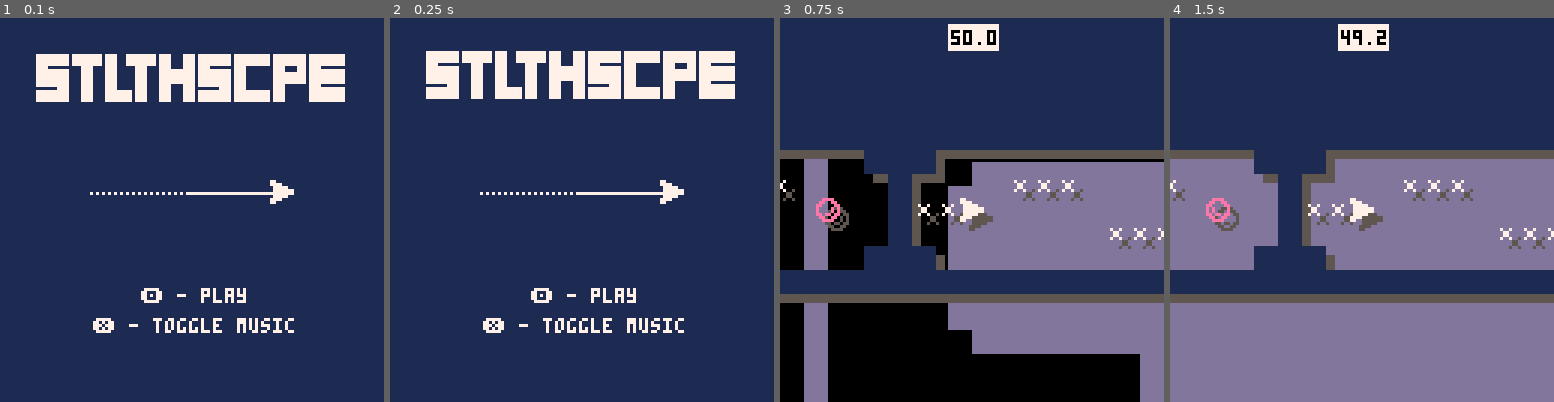
Above: before the commit, frames 1-4 (left to right).
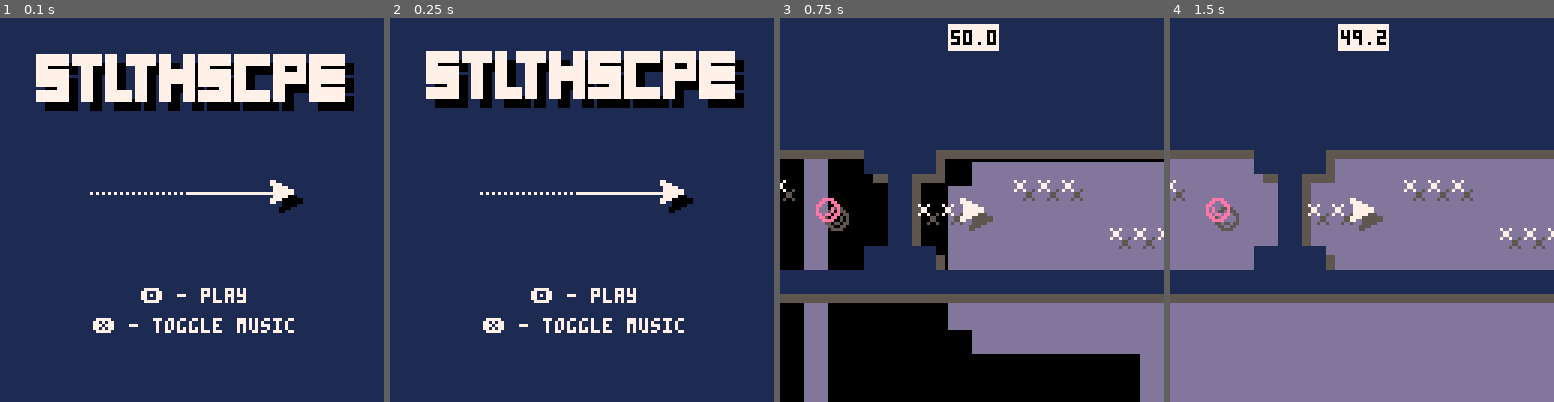
Above: after the commit, the same moments.

Repository: AndreasWebdev/StealthscapeSite
Game: PICO-8 cartridge pico8/stealthscape.p8
Same seed, same stepped clock (60 frames per second), same inputs: the game is played once before the commit and once after it.
Inputs:
- Up to frame 1 (0.1 s): no input
- Up to frame 2 (0.25 s): no input
- Up to frame 3 (0.75 s): tap X (X key) at 0.33 s; tap O (Z key) at 0.7 s
- Up to frame 4 (1.5 s): tap X (X key) at 1.07 s

The runs differ from the first frame. In frame 1, 3.7% of the frame differs, in the area x 11-93%, y 11-51%; in frame 2, 3.7%; in frame 3, nothing differs; in frame 4, nothing differs.

Commit message:
pico up8

Diff:
--- a/pico8/stealthscape.p8
+++ b/pico8/stealthscape.p8
@@ -378,6 +378,7 @@
  doors={}
  lnchrs={}
  missls={}
+ dpls={}
  explos_init()
  t=0
 	win = false
@@ -406,6 +407,11 @@
 				add(mines,
 				{x=j*8,y=i*8,
 				box={x1=2,y1=2,x2=5,y2=5}})
+			elseif(ob=="5") then
+				add(dpls,
+				{x=j*8,y=i*8,act=false,prg=0,
+				pos={},strt=false,s=1,
+				box={x1=-1,y1=-1,x2=8,y2=8}})
 			elseif(ob=="u" or ob=="d" or ob=="l" or ob=="r") then
 				local dr=0
 				if ob=="d" then dr=1
@@ -446,6 +452,7 @@
 		i/k/j/;=missile launcher
 	]]--
 
+	--1/1
 	add(stages,{
 	w=39,h=20,btns=1,stage=[[
 	-1111111111111111111111111111111111111-
@@ -470,6 +477,7 @@
 	-1111111111111111111111111111111111111-
 	]]})
 
+	--1/2
 	add(stages,{
 	w=68,h=9,btns=1,stage=[[
 	-111111111111111111111111111111111111111111111111111111111111111111-
@@ -483,6 +491,7 @@
 	-111111111111111111111111111111111111111111111111111111111111111111-
 	]]})
 
+	--1/3
 	add(stages,{
 	w=19,h=19,btns=1,stage=[[
 	-11111111111111111-
@@ -506,6 +515,7 @@
 	-11111111111111111-
 	]]})
 
+	--1/4
 	add(stages,{
 	w=22,h=19,btns=3,stage=[[
 	-11111111111111111111-
@@ -529,6 +539,7 @@
 	-11111111111111111111-
 	]]})
 
+	--1/5
 	add(stages,{
 	w=41,h=21,btns=1,stage=[[
 	-111111111111111111111111111111111111----
@@ -554,6 +565,93 @@
 	--------11111111111111111111111111111----
 	]]})
 
+	--2/1
+	add(stages,{
+	w=70,h=9,ddly=45,stage=[[
+	-------------------------------------111111111111111111111111111111111
+	11111111111111111-------------------11-----22---3--2----3--222-------1
+	1---------------1111111111---------11-----2--2--3-2-22--3--2--2------1
+	1------------------------11111111111---222---2--3-2---2-3--2--2------1
+	122722222222222222222222222222522222222-----32--3-2-3--23--23--2--6--1
+	1------------------------11111111111--------32----2-3--2--2-3---22---1
+	1---------------1111111111---------11-------3-2-222-3--222--3--------1
+	11111111111111111-------------------11------3-22----3-2-----3--------1
+	-------------------------------------111111111111111111111111111111111
+	]]})
+
+	--2/2
+	add(stages,{
+	w=40,h=21,btns=1,ddly=120,stage=[[
+	1111111111111111111111111111111111111111
+	1-------4------222222-------222222----31
+	1-6-222-475---2------2-----2------2---31
+	1-------4------222222-------222222----31
+	111111111111111111111111111111111-----31
+	--------13---------------------------231
+	--------13--2-2-2-2-2-2-2--2222222222-31
+	--------13----------------------------31
+	--------13-----1111111111111111111111111
+	--------13-2---2---2---2---2---2---2--31
+	--------13--2-2-2-2-2-2-2-2-2-2-2-2-2-31
+	--------13---2---2---2---2---2---2---231
+	--------1111111111111111111111111-----31
+	--------13----------------------------31
+	--------13---22222222222222222222222--31
+	--------13----------------------------31
+	--------13-----1111111111111111111111111
+	--------13---2---2-----2---2-----2---2-1
+	--------13--2-----2---2-----2---2-----r1
+	--------13---2---2-----2---2-----2---2-1
+	--------11111111111111111111111111111111
+	]]})
+
+	--2/3
+	add(stages,{
+	w=60,h=17,btns=1,ldly=140,ddly=60,stage=[[
+	------------------------111111111111111111111111111---------
+	------------------------1---------2222222---------1---------
+	------------------------1-2-----2---------2-------1---------
+	------------------------1-2----222---3---222------1---------
+	------------------------1-2-----2---------2-------1---------
+	------------------------1-2-------2222222---------1---------
+	------------------------1-2---111111111111111-----1---------
+	------------------------1-----1-------------1-----1---------
+	------------------------1-----1-------------12----1---------
+	111111111111---1111111111-----1-------------12----111111111-
+	1----------11111-----2222222221-------------12------------11
+	1-----------------------------1-------------12-------------1
+	1--7------2225222-------------1-------------1-----------6--1
+	1-----------------------------1-------------1----2222------1
+	1----------11111--------------1-------------1-------------11
+	111111111111---1111111111iiiii1-------------1iiiii111111111-
+	------------------------1111111-------------1111111---------
+	]]})
+
+	--2/4
+	add(stages,{
+	w=78,h=19,ldly=60,stage=[[
+	111111111111111111------------------------------------------------------------
+	1--2222222-------1------------------------------------------------------------
+	1---------------21------------------------------------------------------------
+	1--------------221------------------------------------------------------------
+	1---------------21------------------------------------------------------------
+	1----------------1------------------------------------------------------------
+	1-----111111-----1--------------1111111111111111111111111111111111111111111111
+	1-----1222-------1--------------1--22-----222------1;----222------1;---------1
+	1-----1222-------1--------------1-2---------------------------------------6--1
+	1--7--1222-------1--------------12---------1;-----222-----1;-----222---------1
+	1-----1----------1--------------12----1111111111111111111111111111111111111111
+	1-----1----------1--------------1-----1---------------------------------------
+	1111111-----111111111111111111111-----1---------------------------------------
+	------1--------------3-----222--------1---------------------------------------
+	------12-----------2--3---------------1---------------------------------------
+	------122--222---3--2--3-------3---2221---------------------------------------
+	------12----------3--2--------3----2221---------------------------------------
+	------1------------3---------3-----2221---------------------------------------
+	------111111111111111111111111111111111---------------------------------------
+	]]})
+
+	--2/5
 	add(stages,{
 	w=74,h=9,btns=1,ldly=60,stage=[[
 	--------------------------------------------------111111111111111---------
@@ -581,6 +678,10 @@
 	cls()
 	camera(0,0)
 	rectfill(0,0,128,128,1)
+	pal(7,0)
+	spr(64,15,17+sin(t/128)*3,13,2)
+	spr(1,93,57)
+	pal(7,7)
 	spr(64,12,14+sin(t/128)*3,13,2)
 	spr(1,90,54)
 	line(94,58,63,58,7)
@@ -661,6 +762,17 @@
 	for mi in all(missls) do
 		spr(34+mi.d,mi.x+3,mi.y+3)
 	end
+
+	--draw doppelgangers
+	for dp in all(dpls) do
+		if not dp.strt then
+			spr(38+flr(dp.prg),dp.x+3,dp.y+3)
+		else
+			pal(7,5)
+			spr(dp.s,dp.x+3,dp.y+3)
+			pal(7,7)
+		end
+	end
 	pal(8,8)
 
 
@@ -712,8 +824,20 @@
 		spr(22,mi.x,mi.y)
 	end
 
+	--draw missiles
 	for mi in all(missls) do
 		spr(34+mi.d,mi.x,mi.y)
+	end
+
+	--draw doppelgangers
+	for dp in all(dpls) do
+		if not dp.strt then
+			spr(38+flr(dp.prg),dp.x,dp.y)
+		else
+			pal(7,8)
+			spr(dp.s,dp.x,dp.y)
+			pal(7,7)
+		end
 	end
 
 	--draw btns
@@ -775,6 +899,7 @@
 
 function obj_behaviour()
 
+	--missile launchers
 	for ml in all(lnchrs) do
 		if t % stages[stagenum].ldly == 0 then
 			local hv = 0
@@ -791,6 +916,7 @@
 		end
 	end
 
+	--missiles
 	for mi in all(missls) do
 		if(t%3==0)explode(mi.x+4,mi.y+4,2,1)
 		mi.x += mi.hs
@@ -799,6 +925,27 @@
 		if cmap(mi.x,mi.y) then
 			explode(mi.x+3,mi.y+3,3,10)
 			del(missls,mi)
+		end
+	end
+
+	--doppelgangers
+	for dp in all(dpls) do
+		if not dp.act and coll(ship,dp) then
+		 dp.act=true
+			dp.box={x1=0,y1=0,x2=7,y2=7}
+		end
+		if dp.act then
+			add(dp.pos,
+			{x=ship.x,y=ship.y,s=ship_spr()})
+			if dp.prg <= 5 then dp.prg += 1/(stages[stagenum].ddly/6)
+			else
+				dp.strt=true
+				dp.x = dp.pos[1].x
+				dp.y = dp.pos[1].y
+				dp.s = dp.pos[1].s
+			end
+			if(#dp.pos == stages[stagenum].ddly) del(dp.pos,dp.pos[1])
+			if(dp.strt and coll(ship,dp)) kill_ship()
 		end
 	end
 
@@ -820,14 +967,14 @@
 ee0ee0eeee0e00eeee0000eeee0000eeee0000ee7070707008088000000000000eeeeee0eeee00000000eeee1111111111111111dddddddd1111111110111101
 0ee00ee00ee00ee00ee00ee00ee00ee00ee00ee07770000000000800000000000eeeeee0eeee00000000eeee1111111111111111dddddddd1111111100000000
 00eeee0000eeee0000eeee0000eeee0000eeee00000000000000000000000000eeeeeeeee00000000000000e1111111111111111dddddddd1111111100000000
-00111111111111000000000000000000000000000000000000000000000000000000000000000000000000000000000000000000000000000000000000000000
-00011111111110000008800008888880000000800800000000000000000000000000000000000000000000000000000000000000000000000000000000000000
-00111111111111000088880000888800008888800888880000000000000000000000000000000000000000000000000000000000000000000000000000000000
-00111111111111000088880000888800088888800888888000000000000000000000000000000000000000000000000000000000000000000000000000000000
-00111111111111000088880000888800088888800888888000000000000000000000000000000000000000000000000000000000000000000000000000000000
-00111111111111000088880000888800008888800888880000000000000000000000000000000000000000000000000000000000000000000000000000000000
-00011111111110000888888000088000000000800800000000000000000000000000000000000000000000000000000000000000000000000000000000000000
-00111111111111000000000000000000000000000000000000000000000000000000000000000000000000000000000000000000000000000000000000000000
+00111111111111000000000000000000000000000000000008088080000000000000000000000000000000008800000000000000000000000000000000000000
+00011111111110000008800008888880000000800800000088800888080880800008800000888000088800008888000000000000000000000000000000000000
+00111111111111000088880000888800008888800888880008000080008008000088880000888800088888000888880000000000000000000000000000000000
+00111111111111000088880000888800088888800888888080000008080000800880088008888880088888880888888800000000000000000000000000000000
+00111111111111000088880000888800088888800888888080000008080000800880088008888880088888880888888800000000000000000000000000000000
+00111111111111000088880000888800008888800888880008000080008008000088880000888800088888000888880000000000000000000000000000000000
+00011111111110000888888000088000000000800800000088800888080880800008800000888000088800008888000000000000000000000000000000000000
+00111111111111000000000000000000000000000000000008088080000000000000000000000000000000008800000000000000000000000000000000000000
 00000000000000000000000000000000000000000000000000000000000000000000000000000000000000000000000000000000000000000000000000000000
 00000000000000000000000000000000000000000000000000000000000000000000000000000000000000000000000000000000000000000000000000000000
 00000000000000000000000000000000000000000000000000000000000000000000000000000000000000000000000000000000000000000000000000000000
Not shown, changed: the thumbnail (__label__) section of pico8/stealthscape.p8
Not shown, changed: pico8/stealthscape.html
Not shown, changed: pico8/stealthscape.js
